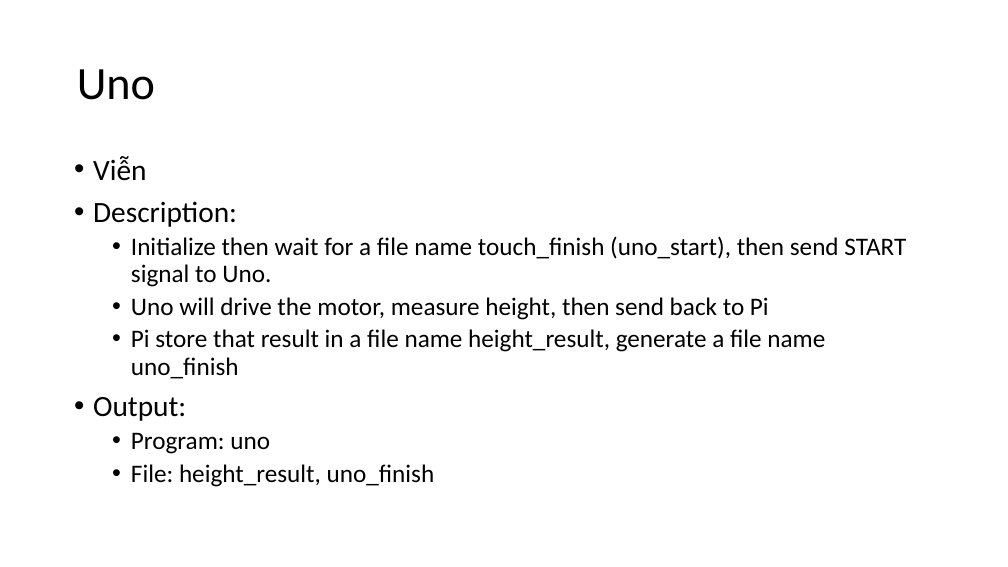
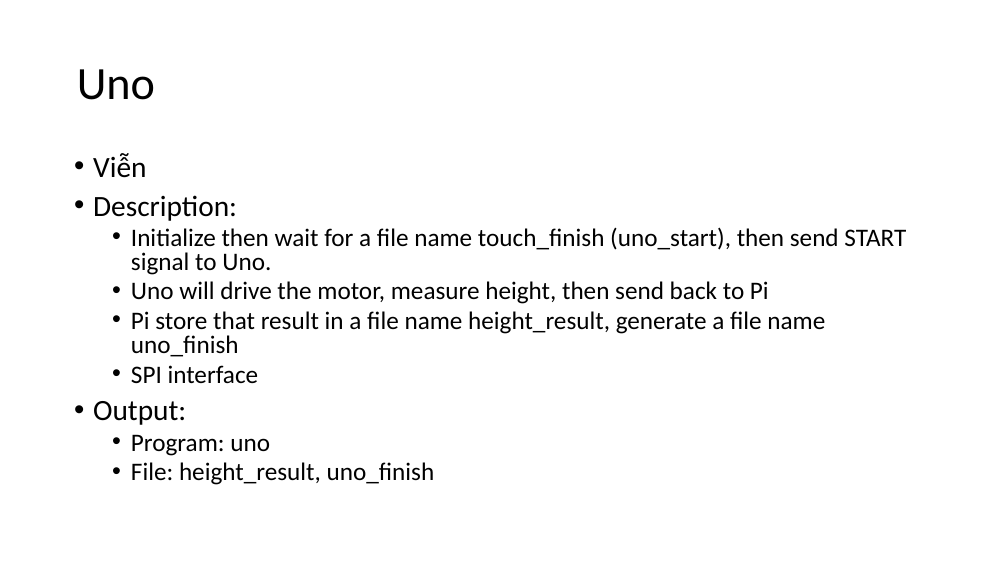
Before and after one commit to nguyenphu27/MyThesis, a slide deck: slide 10 of 00_Document/00_development_process/PPT_FunctionSpecification_R00.pptx. Drawn at 1008x567 pixels with LibreOffice and Linux fonts; fonts in the diff are those of the drawing. Boxes give left, top, right and bottom in pixels: in the first picture for what was removed or moved away, otherwise in the second. Text is boxed around its words. In the diff, an @@ line names an element or a change of style, - is before the commit and + after.

```diff
--- a/00_Document/00_development_process/PPT_FunctionSpecification_R00.pptx
+++ b/00_Document/00_development_process/PPT_FunctionSpecification_R00.pptx
@@ text at (x1=93, y1=153, x2=906, y2=485): line spacing 0.9 to 0.8 @@
@@ text at (x1=131, y1=365, x2=259, y2=383): paragraph added @@
+  • SPI interface
```
Also in this commit, not shown: 3 other slides changed.
